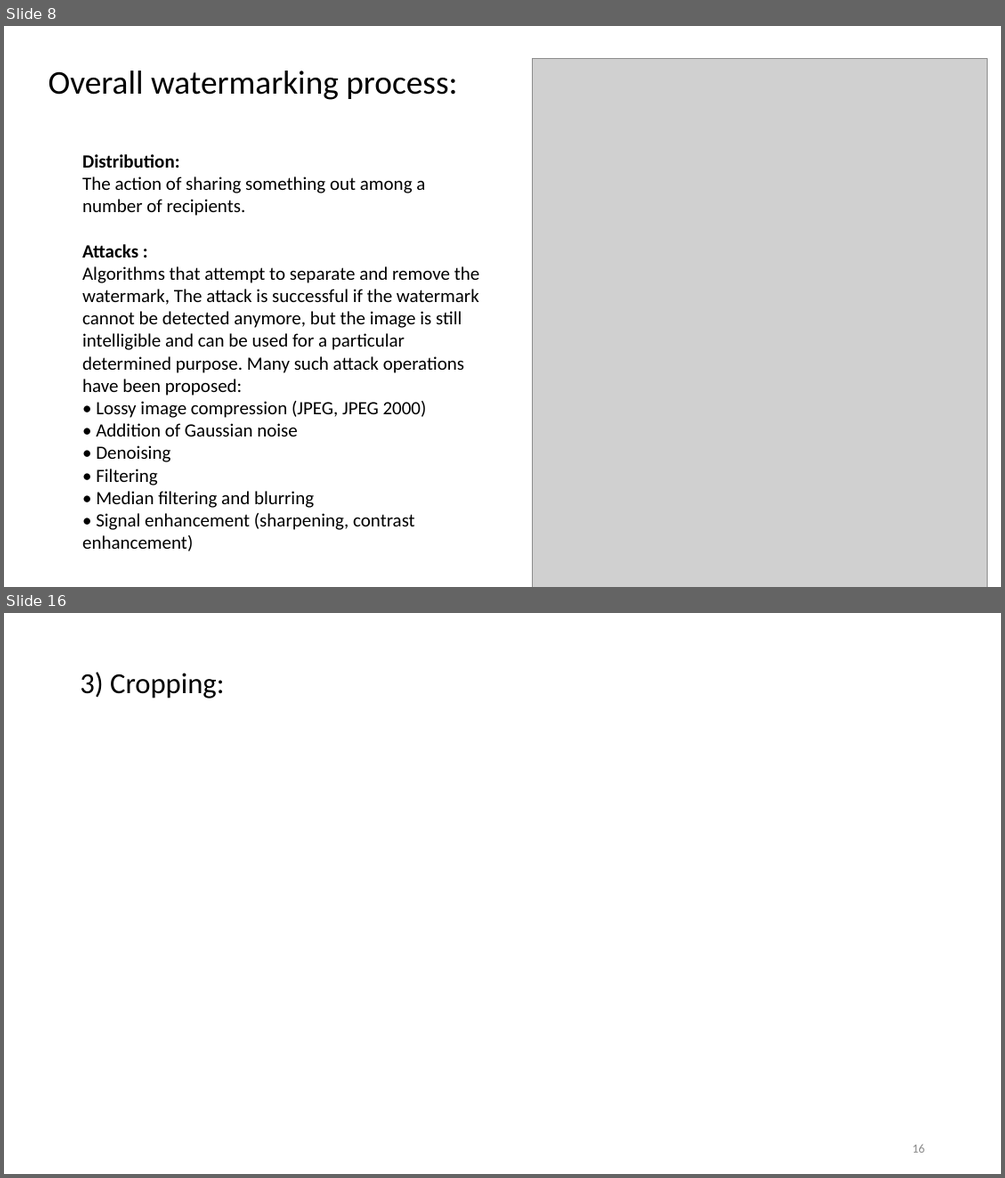
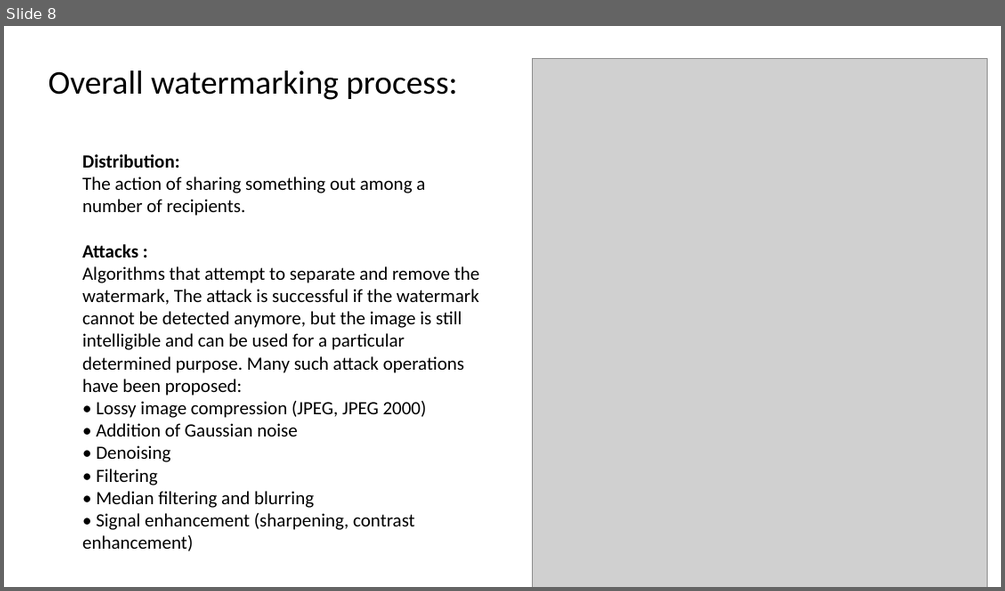
Before and after one commit to wadiemendja/watermarkNN, a slide deck: Presentation.pptx. Shown one above the other, each under a label of ours: slides 8 and 16 before the commit, slide 8 after it; the slides between them are not shown. The pictures are 1005x1178 and 1005x591 pixels, drawn with LibreOffice and Linux fonts; fonts in the diff are those of the drawing; grey boxes stand for pictures. Boxes give left, top, right and bottom in pixels: in the first picture for what was removed or moved away, otherwise in the second. Text is boxed around its words. In the diff, an @@ line names an element or a change of style, - is before the commit and + after.

```diff
--- a/Presentation.pptx
+++ b/Presentation.pptx
@@ slide 16 removed at box(4, 613, 1001, 1174), background #FFFFFF @@
@@ text removed at box(80, 672, 224, 698) @@
-3) Cropping:
@@ page number removed at box(912, 1144, 924, 1152) @@
-16
```
Also in this commit, not shown: 5 slides changed, 10 slides added, 4 other slides removed.
